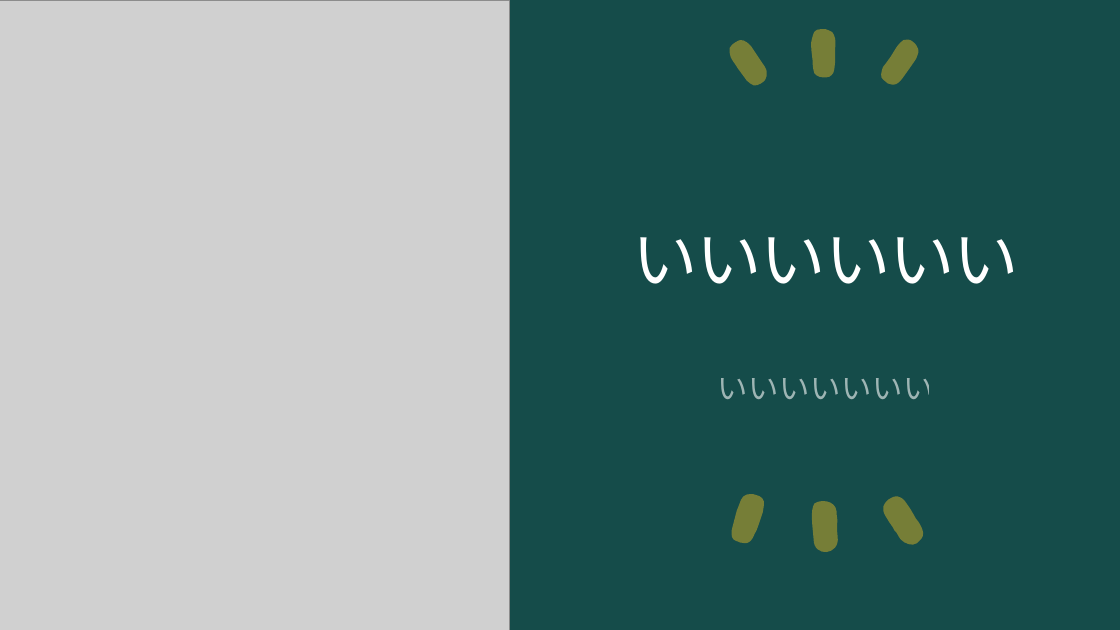
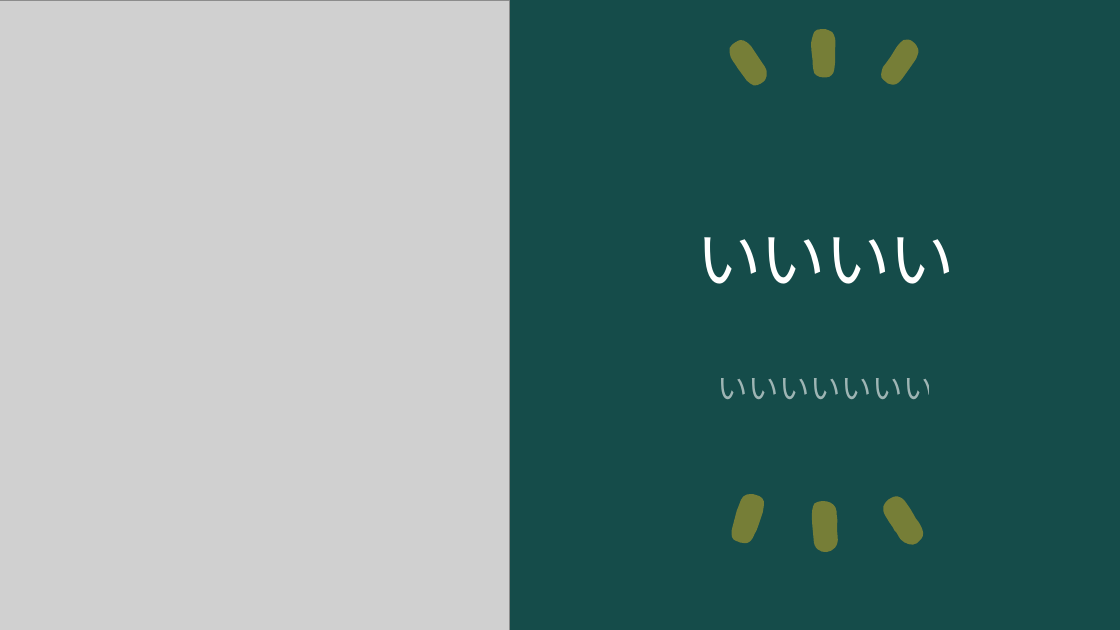
Before and after one commit to ogawa3427/utils, a slide deck: slide 1 of 2024answer/answer.pptx. Drawn at 1120x630 pixels with LibreOffice and Linux fonts; fonts in the diff are those of the drawing; grey boxes stand for pictures. Boxes give left, top, right and bottom in pixels: in the first picture for what was removed or moved away, otherwise in the second. Text is boxed around its words. In the diff, an @@ line names an element or a change of style, - is before the commit and + after.

Commit message:
ii

```diff
--- a/2024answer/answer.pptx
+++ b/2024answer/answer.pptx
@@ title at (x1=697, y1=237, x2=955, y2=284): text changed @@
-いいいいいい
+いいいい
```
